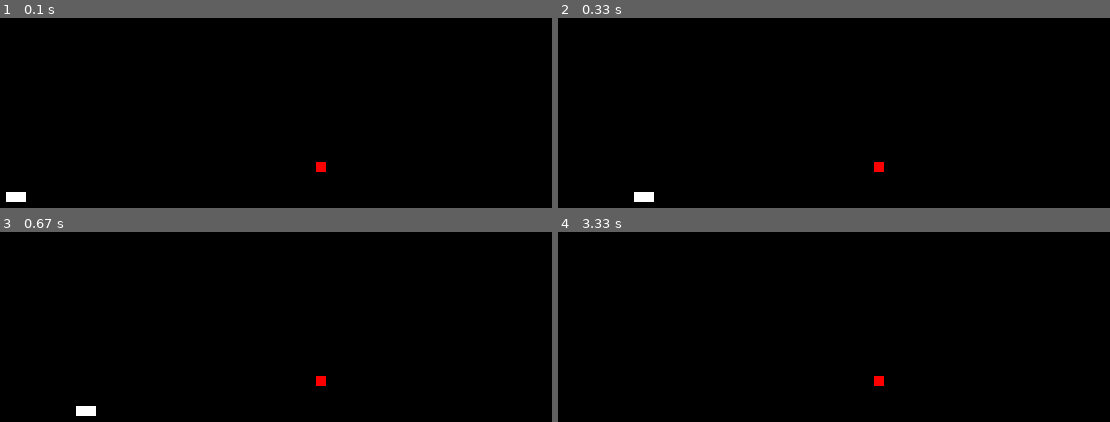
Above: before the commit, frames 1-4 (two rows, left to right).
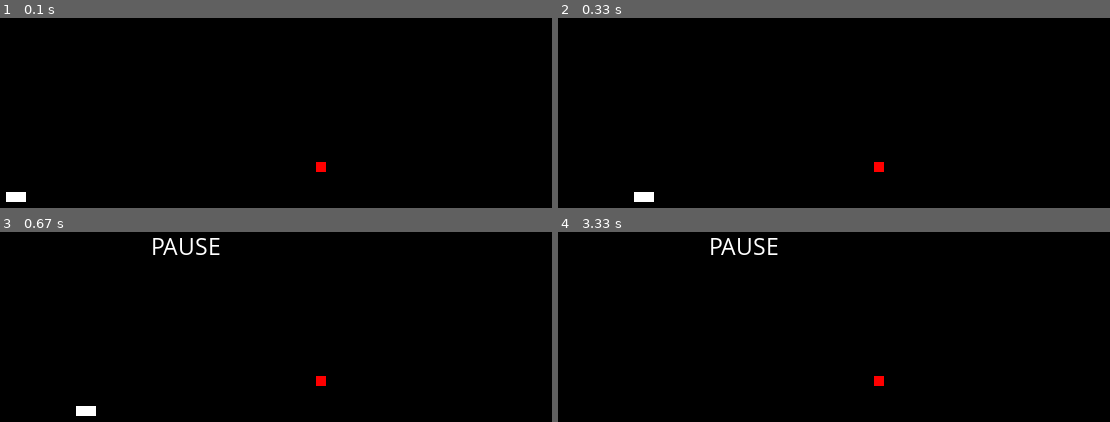
Above: after the commit, the same moments.

Repository: lucasmedeiros/pygame-minicurso
Game: pygame game, started from snake-example/snake.py
Two runs of this game, one before a commit and one after it. Both use one fixed random seed, a clock stepped at 60 frames per second and the inputs below.
Inputs:
- Up to frame 1 (0.1 s): no input
- Up to frame 2 (0.33 s): no input
- Up to frame 3 (0.67 s): tap Space at 0.33 s
- Up to frame 4 (3.33 s): tap Space at 0.67, 3.07 s; hold Up 1.5-1.97 s; hold Right 2-2.47 s; hold Left 2.5-3.03 s

Frames 1-2 are identical in both runs. In frame 3, 0.5% of the frame differs, in the area x 27-40%, y 3-13%; in frame 4, 0.5%.

Commit message:
adiciona textos de pause / gameover

Diff:
--- a/snake-example/snake.py
+++ b/snake-example/snake.py
@@ -50,8 +50,18 @@
 
 clock = pygame.time.Clock()
 
+font = pygame.font.SysFont('comicsansms', 25)
+
+surface_gameover_text, rect_gameover_text = text_objects("GAME OVER", font, COLOR_WHITE)
+rect_gameover_text.center = ((WIDTH / 2), (HEIGHT / 15))
+
+surface_pause_text, rect_pause_text = text_objects("PAUSE", font, COLOR_WHITE)
+rect_pause_text.center = ((WIDTH / 2), (HEIGHT / 15))
+
 # game main loop
 while not close:
+
+    screen.fill(COLOR_BLACK)
 
     for event in pygame.event.get():
         if event.type == pygame.QUIT:
@@ -89,21 +99,19 @@
             for i in range(1, len(snake)):
                 if collision(snake[0], snake[i]):
                     game_over = True
+        else:
+            screen.blit(surface_pause_text, rect_pause_text)
 
         if collision(snake[0], apple_pos):
             apple_pos = on_grid_rand_position()
             snake.append((0, 0))
 
-        screen.fill(COLOR_BLACK)
         screen.blit(apple, apple_pos)
 
         for pos in snake:
             screen.blit(snake_skin, pos)
     else:
-        font = pygame.font.SysFont('comicsansms', 25)
-        surface_text, rect_text = text_objects("GAME OVER", font, COLOR_WHITE)
-        rect_text.center = ((WIDTH / 2), (HEIGHT / 4))
-        screen.blit(surface_text, rect_text)
+        screen.blit(surface_gameover_text, rect_gameover_text)
 
     pygame.display.update()
     clock.tick(30)
